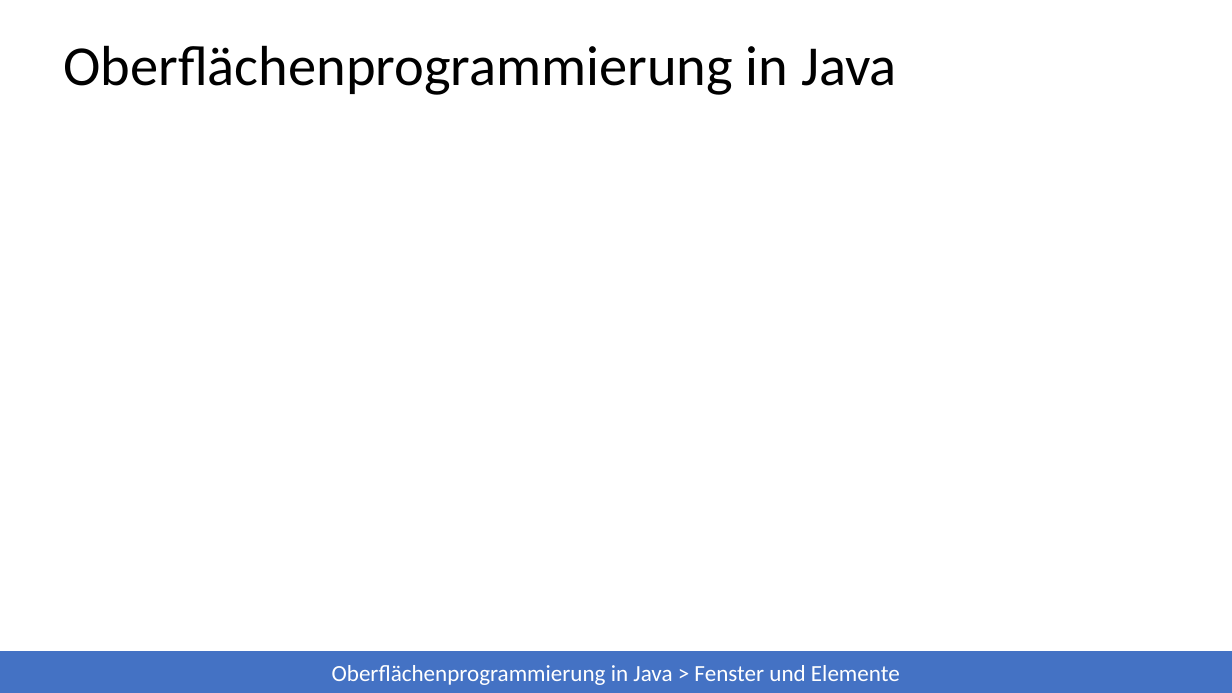
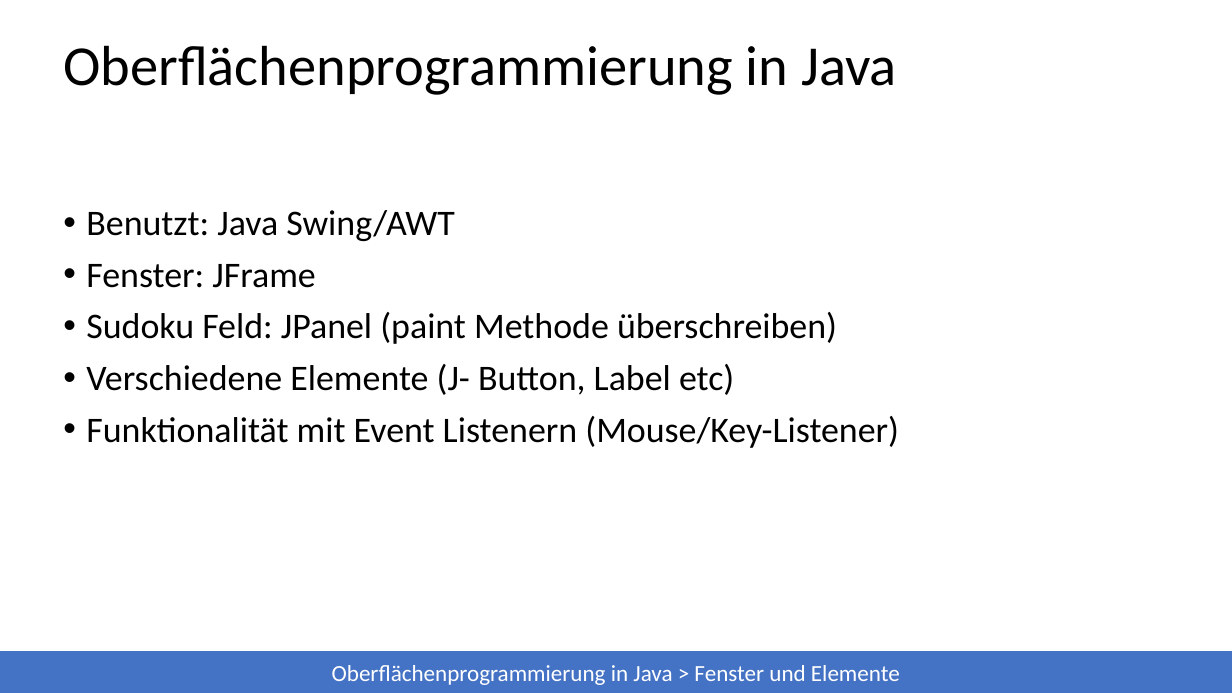
Before and after one commit to 7rebux/backtracking, a slide deck: slide 27 of _presentation/main.pptx. Drawn at 1232x693 pixels with LibreOffice and Linux fonts; fonts in the diff are those of the drawing. Boxes give left, top, right and bottom in pixels: in the first picture for what was removed or moved away, otherwise in the second. Text is boxed around its words. In the diff, an @@ line names an element or a change of style, - is before the commit and + after.

Commit message:
Update presentation

```diff
--- a/_presentation/main.pptx
+++ b/_presentation/main.pptx
@@ text added at bbox=[86, 210, 899, 448], 28 pt, text #000000 @@
+• Benutzt: Java Swing/AWT
+• Fenster: JFrame
+• Sudoku Feld: JPanel (paint Methode überschreiben)
+• Verschiedene Elemente (J- Button, Label etc)
+• Funktionalität mit Event Listenern (Mouse/Key-Listener)
```
Also in this commit, not shown: 2 other slides changed, 1 slide added, 1 other file.
